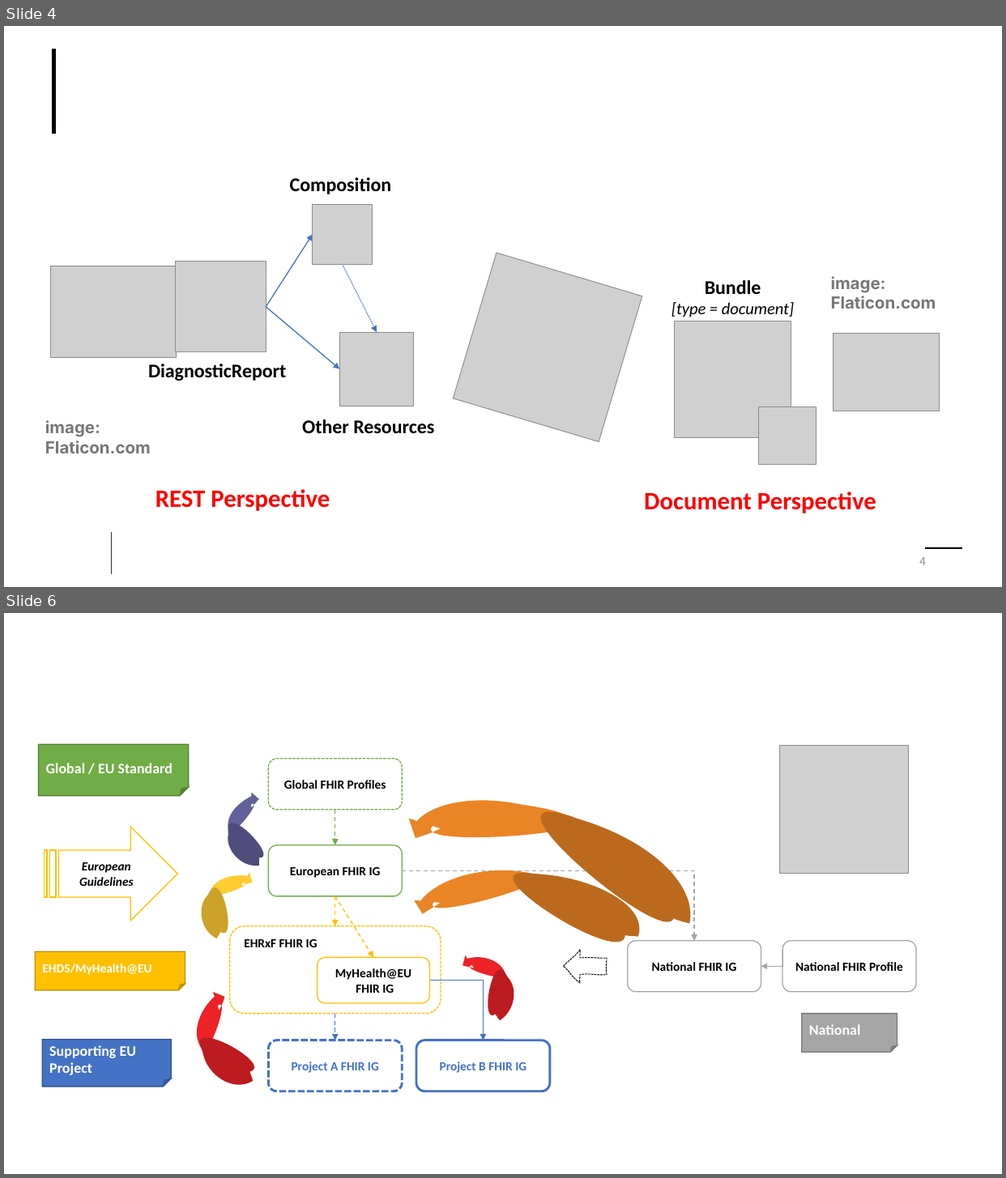
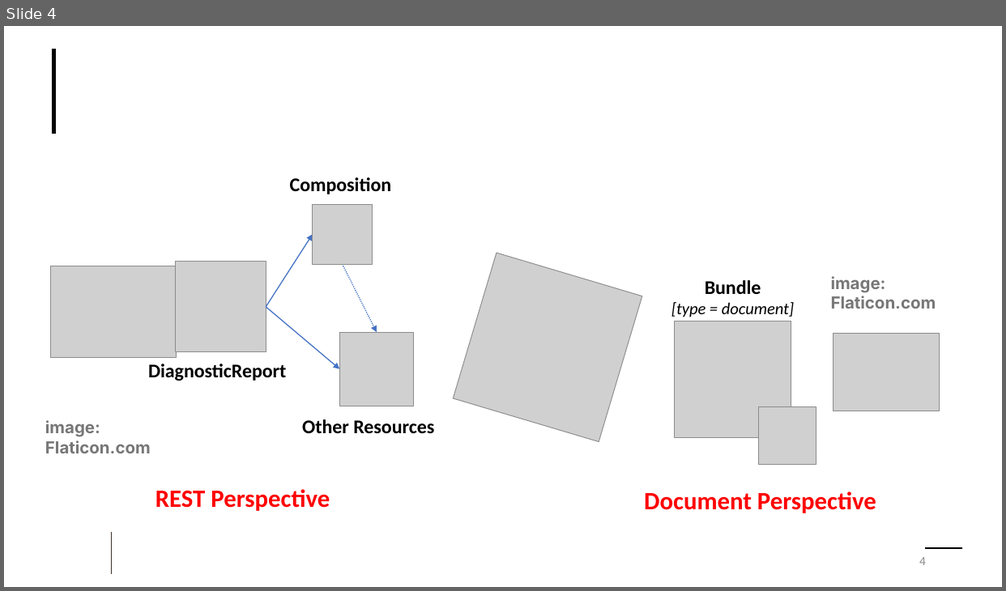
Before and after one commit to HL7/uv-lab-rep-ig, a slide deck: input/images-source/LabReportModel.pptx. Shown one above the other, each under a label of ours: slides 4 and 6 before the commit, slide 4 after it; the slides between them are not shown. The pictures are 1006x1178 and 1006x591 pixels, drawn with LibreOffice and Linux fonts; fonts in the diff are those of the drawing; grey boxes stand for pictures; background and template pictures are left out. Boxes give left, top, right and bottom in pixels: in the first picture for what was removed or moved away, otherwise in the second. Text is boxed around its words. In the diff, an @@ line names an element or a change of style, - is before the commit and + after.

```diff
--- a/input/images-source/LabReportModel.pptx
+++ b/input/images-source/LabReportModel.pptx
@@ slide 6 removed at [4, 613, 1002, 1174], background #FFFFFF @@
@@ folded corner removed at [39, 745, 188, 796] @@
-Global / EU Standard
@@ picture removed at [780, 746, 909, 874] @@
@@ rounded rectangle removed at [268, 759, 402, 810] @@
-Global FHIR Profiles
@@ freeform shape removed at [399, 769, 710, 923] @@
@@ freeform shape removed at [228, 791, 259, 865] @@
@@ striped right arrow removed at [44, 827, 177, 922] @@
-European Guidelines
@@ arrow removed from (335, 810) to (335, 845) @@
@@ rounded rectangle removed at [268, 845, 402, 896] @@
-European FHIR IG
@@ freeform shape removed at [191, 860, 257, 939] @@
@@ elbow arrow removed from (403, 871) to (694, 941) @@
@@ freeform shape removed at [409, 862, 643, 937] @@
@@ elbow arrow removed from (335, 897) to (335, 926) @@
@@ arrow removed from (335, 897) to (374, 957) @@
@@ rounded rectangle removed at [230, 926, 441, 1014] @@
-EHRxF FHIR IG
@@ folded corner removed at [35, 952, 185, 991] @@
-EHDS/MyHealth@EU
@@ freeform shape removed at [458, 943, 525, 1021] @@
@@ freeform shape removed at [563, 950, 607, 983] @@
@@ rounded rectangle removed at [628, 941, 761, 992] @@
-National FHIR IG
@@ rounded rectangle removed at [782, 941, 916, 992] @@
-National FHIR Profile
@@ rounded rectangle removed at [317, 957, 429, 1003] @@
-MyHealth@EU
-FHIR IG
@@ arrow removed from (782, 966) to (761, 966) @@
@@ freeform shape removed at [185, 988, 253, 1093] @@
@@ elbow arrow removed from (430, 981) to (484, 1041) @@
@@ arrow removed from (335, 1013) to (335, 1041) @@
@@ folded corner removed at [802, 1013, 897, 1053] @@
-National
@@ folded corner removed at [42, 1040, 171, 1087] @@
-Supporting EU Project
@@ rounded rectangle removed at [268, 1041, 402, 1092] @@
-Project A FHIR IG
@@ rounded rectangle removed at [416, 1041, 550, 1092] @@
-Project B FHIR IG
```
Also in this commit, not shown: 3 slides added, 2 other slides removed, 6 other files.
